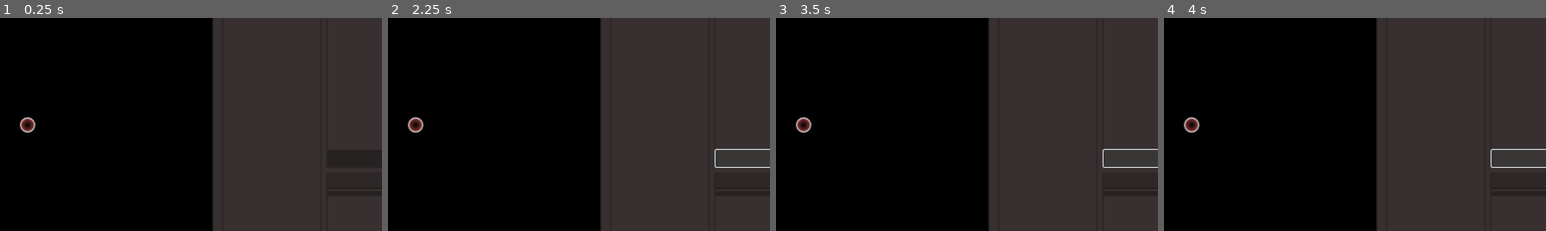
Above: before the commit, frames 1-4 (left to right).
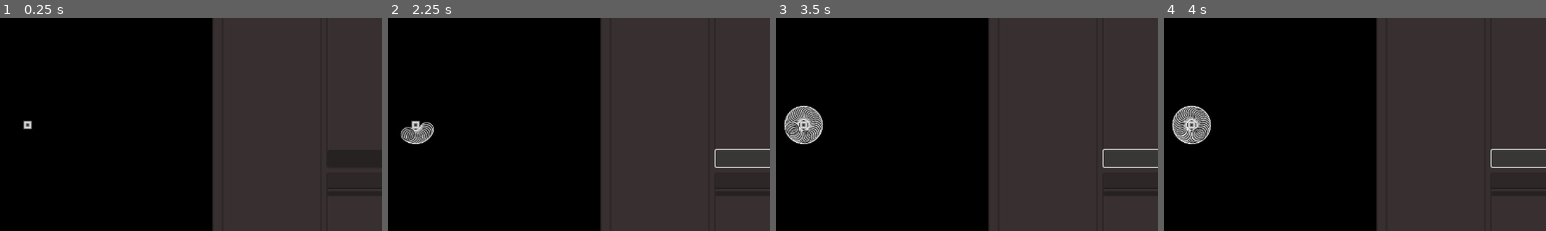
Above: after the commit, the same moments.

Repository: Roboolet/danmacurate
Game: Godot game, scene res://scenes/main.tscn
The game is run twice, just before and just after one commit, with the same random seed, the same clock (stepped at 60 frames per second) and the same inputs.
Inputs:
- Up to frame 1 (0.25 s): no input
- Up to frame 2 (2.25 s): click "Create new" at 0.5 s; click "Create new" at 1.25 s; tap Enter at 2 s; hold D (player_move_right) from 2.03 s (still down); hold R (layer_shoot, bound only after the commit) from 2.03 s (still down)
- Up to frame 3 (3.5 s): release D (player_move_right) at 2.78 s; release R (layer_shoot, bound only after the commit) at 2.78 s; hold S (player_move_down) from 2.78 s (still down); tap R (layer_shoot, bound only after the commit) at 2.85 s
- Up to frame 4 (4 s): tap Space at 3.5 s; release S (player_move_down) at 3.53 s; hold D (player_move_right) from 3.53 s (still down); hold R (layer_shoot, bound only after the commit) from 3.53 s (still down)
The pictures show only the part of the screen within x 22-72%, y 29-79%; the shares and areas given below are measured in that part.

The runs differ from the first frame. In frame 1, 0.2% of the frame differs, in the area x 5-10%, y 46-54%; in frame 2, 0.8%; in frame 3, 1.4%; in frame 4, 1.4%, in the area x 2-13%, y 41-60%.

Commit message:
Created bullet spawner

Diff:
--- /dev/null
+++ b/prefabs/bullet.tscn
@@ -0,0 +1,17 @@
+[gd_scene load_steps=3 format=3 uid="uid://dhw114pvicv4e"]
+
+[sub_resource type="Gradient" id="Gradient_0ogma"]
+offsets = PackedFloat32Array(0, 0.480519, 0.571429, 0.668831, 0.694805)
+colors = PackedColorArray(1, 1, 1, 0, 1, 1, 1, 0, 0, 0, 0, 1, 1, 1, 1, 1, 1, 1, 1, 0)
+
+[sub_resource type="GradientTexture2D" id="GradientTexture2D_irn1m"]
+gradient = SubResource("Gradient_0ogma")
+fill = 1
+fill_from = Vector2(0.5, 0.5)
+fill_to = Vector2(1, 1)
+
+[node name="Bullet" type="Node2D"]
+
+[node name="Sprite2D" type="Sprite2D" parent="."]
+scale = Vector2(0.4, 0.4)
+texture = SubResource("GradientTexture2D_irn1m")
--- a/project.godot
+++ b/project.godot
@@ -12,7 +12,7 @@
 
 config/name="Danmacurate"
 run/main_scene="res://scenes/main.tscn"
-config/features=PackedStringArray("4.3", "GL Compatibility")
+config/features=PackedStringArray("4.3", "C#", "GL Compatibility")
 config/icon="res://icon.svg"
 
 [display]
@@ -54,6 +54,11 @@
 , Object(InputEventKey,"resource_local_to_scene":false,"resource_name":"","device":-1,"window_id":0,"alt_pressed":false …(186 unchanged characters)…
 ]
 }
+layer_shoot={
+"deadzone": 0.5,
+"events": [Object(InputEventKey,"resource_local_to_scene":false,"resource_name":"","device":0,"window_id":0,"alt_pressed":false,"shift_pressed":false,"ctrl_pressed":false,"meta_pressed":false,"pressed":false,"keycode":0,"physical_keycode":82,"key_label":0,"unicode":0,"location":0,"echo":false,"script":null)
+]
+}
 
 [rendering]
 
--- a/scenes/concept_main.tscn
+++ b/scenes/concept_main.tscn
@@ -117,7 +117,7 @@
 disable_3d = true
 handle_input_locally = false
 size = Vector2i(2, 2)
-render_target_update_mode = 4
+render_target_update_mode = 0
 
 [node name="preview_2d" parent="Background/Margin/TabContainer/Patterns/HSplitContainer/PreviewContainer/PanelContainer/VBoxContainer/PatternPreview/SubViewport" instance=ExtResource("3_4hx61")]
 position = Vector2(12, 104)
--- /dev/null
+++ b/scenes/main_properties.tscn
@@ -0,0 +1,118 @@
+[gd_scene format=3 uid="uid://c83joy5gtv343"]
+
+[node name="Properties" type="PanelContainer"]
+
+[node name="VBoxContainer" type="VBoxContainer" parent="."]
+custom_minimum_size = Vector2(150, 0)
+layout_mode = 2
+
+[node name="Label" type="Label" parent="VBoxContainer"]
+layout_mode = 2
+theme_type_variation = &"SectionLabel"
+text = "Properties"
+horizontal_alignment = 1
+
+[node name="ScrollContainer" type="ScrollContainer" parent="VBoxContainer"]
+layout_mode = 2
+size_flags_vertical = 3
+horizontal_scroll_mode = 0
+
+[node name="VBoxContainer" type="VBoxContainer" parent="VBoxContainer/ScrollContainer"]
+layout_mode = 2
+size_flags_horizontal = 3
+
+[node name="MarginContainer" type="MarginContainer" parent="VBoxContainer/ScrollContainer/VBoxContainer"]
+layout_mode = 2
+
+[node name="VBoxContainer" type="VBoxContainer" parent="VBoxContainer/ScrollContainer/VBoxContainer/MarginContainer"]
+layout_mode = 2
+
+[node name="HBoxContainer8" type="HBoxContainer" parent="VBoxContainer/ScrollContainer/VBoxContainer/MarginContainer/VBoxContainer"]
+visible = false
+layout_mode = 2
+
+[node name="OptionButton" type="OptionButton" parent="VBoxContainer/ScrollContainer/VBoxContainer/MarginContainer/VBoxContainer/HBoxContainer8"]
+custom_minimum_size = Vector2(83, 0)
+layout_mode = 2
+selected = 0
+item_count = 1
+popup/item_0/text = "Default"
+
+[node name="Label" type="Label" parent="VBoxContainer/ScrollContainer/VBoxContainer/MarginContainer/VBoxContainer/HBoxContainer8"]
+layout_mode = 2
+text = "Bullet Type"
+
+[node name="HBoxContainer2" type="HBoxContainer" parent="VBoxContainer/ScrollContainer/VBoxContainer/MarginContainer/VBoxContainer"]
+layout_mode = 2
+
+[node name="SpinBox" type="SpinBox" parent="VBoxContainer/ScrollContainer/VBoxContainer/MarginContainer/VBoxContainer/HBoxContainer2"]
+layout_mode = 2
+max_value = 60.0
+step = 0.1
+value = 1.0
+allow_greater = true
+
+[node name="Label" type="Label" parent="VBoxContainer/ScrollContainer/VBoxContainer/MarginContainer/VBoxContainer/HBoxContainer2"]
+layout_mode = 2
+text = "Lifetime
+"
+
+[node name="HSeparator2" type="HSeparator" parent="VBoxContainer/ScrollContainer/VBoxContainer/MarginContainer/VBoxContainer"]
+layout_mode = 2
+
+[node name="HBoxContainer4" type="HBoxContainer" parent="VBoxContainer/ScrollContainer/VBoxContainer/MarginContainer/VBoxContainer"]
+layout_mode = 2
+
+[node name="SpinBox" type="SpinBox" parent="VBoxContainer/ScrollContainer/VBoxContainer/MarginContainer/VBoxContainer/HBoxContainer4"]
+layout_mode = 2
+min_value = -99999.0
+max_value = 99999.0
+
+[node name="Label" type="Label" parent="VBoxContainer/ScrollContainer/VBoxContainer/MarginContainer/VBoxContainer/HBoxContainer4"]
+layout_mode = 2
+text = "X Offset"
+
+[node name="HBoxContainer7" type="HBoxContainer" parent="VBoxContainer/ScrollContainer/VBoxContainer/MarginContainer/VBoxContainer"]
+layout_mode = 2
+
+[node name="SpinBox" type="SpinBox" parent="VBoxContainer/ScrollContainer/VBoxContainer/MarginContainer/VBoxContainer/HBoxContainer7"]
+layout_mode = 2
+min_value = -99999.0
+max_value = 99999.0
+
+[node name="Label" type="Label" parent="VBoxContainer/ScrollContainer/VBoxContainer/MarginContainer/VBoxContainer/HBoxContainer7"]
+layout_mode = 2
+text = "Y Offset"
+
+[node name="HSeparator" type="HSeparator" parent="VBoxContainer/ScrollContainer/VBoxContainer/MarginContainer/VBoxContainer"]
+layout_mode = 2
+
+[node name="HBoxContainer5" type="HBoxContainer" parent="VBoxContainer/ScrollContainer/VBoxContainer/MarginContainer/VBoxContainer"]
+layout_mode = 2
+
+[node name="OptionButton" type="OptionButton" parent="VBoxContainer/ScrollContainer/VBoxContainer/MarginContainer/VBoxContainer/HBoxContainer5"]
+custom_minimum_size = Vector2(83, 0)
+layout_mode = 2
+selected = 0
+item_count = 3
+popup/item_0/text = "Static"
+popup/item_1/text = "To Target"
+popup/item_1/id = 1
+popup/item_2/text = "To Self"
+popup/item_2/id = 2
+
+[node name="Label" type="Label" parent="VBoxContainer/ScrollContainer/VBoxContainer/MarginContainer/VBoxContainer/HBoxContainer5"]
+layout_mode = 2
+text = "Targeting"
+
+[node name="HBoxContainer3" type="HBoxContainer" parent="VBoxContainer/ScrollContainer/VBoxContainer/MarginContainer/VBoxContainer"]
+layout_mode = 2
+
+[node name="SpinBox" type="SpinBox" parent="VBoxContainer/ScrollContainer/VBoxContainer/MarginContainer/VBoxContainer/HBoxContainer3"]
+layout_mode = 2
+min_value = -360.0
+max_value = 360.0
+
+[node name="Label" type="Label" parent="VBoxContainer/ScrollContainer/VBoxContainer/MarginContainer/VBoxContainer/HBoxContainer3"]
+layout_mode = 2
+text = "Angle Offset"
--- a/scenes/main_sim.tscn
+++ b/scenes/main_sim.tscn
@@ -1,18 +1,22 @@
-[gd_scene load_steps=3 format=3 uid="uid://bghlqrpfeq3o1"]
+[gd_scene load_steps=5 format=3 uid="uid://bghlqrpfeq3o1"]
 
-[sub_resource type="Gradient" id="Gradient_yqlm4"]
-offsets = PackedFloat32Array(0, 0.214286, 0.25974, 0.324675)
-colors = PackedColorArray(1, 0.415686, 0.407843, 0, 1, 0.415686, 0.407843, 0.454902, 1, 1, 1, 0.954545, 0, 0, 0, 0)
+[ext_resource type="Script" path="res://scripts/bullet_spawner.gd" id="1_sy1lp"]
+[ext_resource type="PackedScene" uid="uid://dhw114pvicv4e" path="res://prefabs/bullet.tscn" id="2_28ws0"]
 
-[sub_resource type="GradientTexture2D" id="GradientTexture2D_lbypn"]
-gradient = SubResource("Gradient_yqlm4")
-fill = 1
+[sub_resource type="Gradient" id="Gradient_pqur3"]
+offsets = PackedFloat32Array(0, 0.149351, 0.24026)
+colors = PackedColorArray(1, 1, 1, 0, 1, 1, 1, 1, 1, 1, 1, 0)
+
+[sub_resource type="GradientTexture2D" id="GradientTexture2D_qdlju"]
+gradient = SubResource("Gradient_pqur3")
+fill = 2
 fill_from = Vector2(0.5, 0.5)
-fill_to = Vector2(1, 1)
 
 [node name="MainSim" type="Node2D"]
 
 [node name="Camera2D" type="Camera2D" parent="."]
 
 [node name="BulletSpawner" type="Sprite2D" parent="."]
-texture = SubResource("GradientTexture2D_lbypn")
+texture = SubResource("GradientTexture2D_qdlju")
+script = ExtResource("1_sy1lp")
+bullet_prefab = ExtResource("2_28ws0")
--- /dev/null
+++ b/scripts/bullet_spawner.gd
@@ -0,0 +1,30 @@
+extends Sprite2D
+class_name BulletSpawner
+
+@export var bullet_prefab:PackedScene
+
+# Called when the node enters the scene tree for the first time.
+func _ready() -> void:
+	pass # Replace with function body.
+
+
+# Called every frame. 'delta' is the elapsed time since the previous frame.
+func _process(delta: float) -> void:
+	if Input.is_action_pressed("layer_shoot"):
+		var test_data = BulletData.new()
+		test_data.offset.x = cos(Time.get_ticks_msec() * 0.01)*20
+		test_data.offset.y = sin(Time.get_ticks_msec() * 0.01)*20
+		spawn_bullet(test_data)
+	pass
+
+
+func spawn_bullet(data: BulletData) -> void:
+	var bullet:Node2D = bullet_prefab.instantiate()
+	add_child(bullet)
+	bullet.position.x = data.offset.x
+	bullet.position.y = data.offset.y
+	pass
+
+class BulletData:
+	var offset: Vector2
+	var offset_polar: Vector2
Not shown, added: Danmacurate.csproj
Not shown, added: Danmacurate.sln
